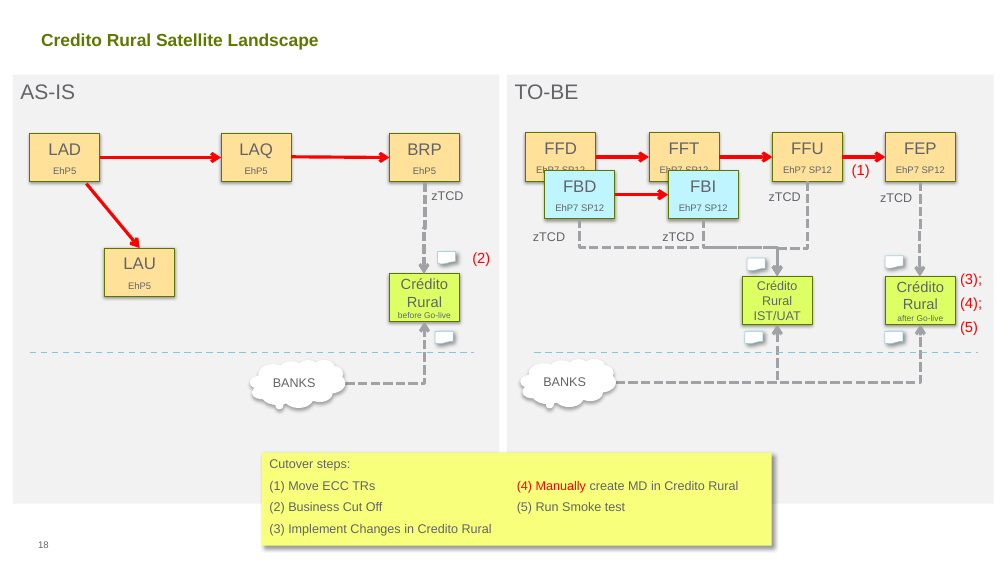
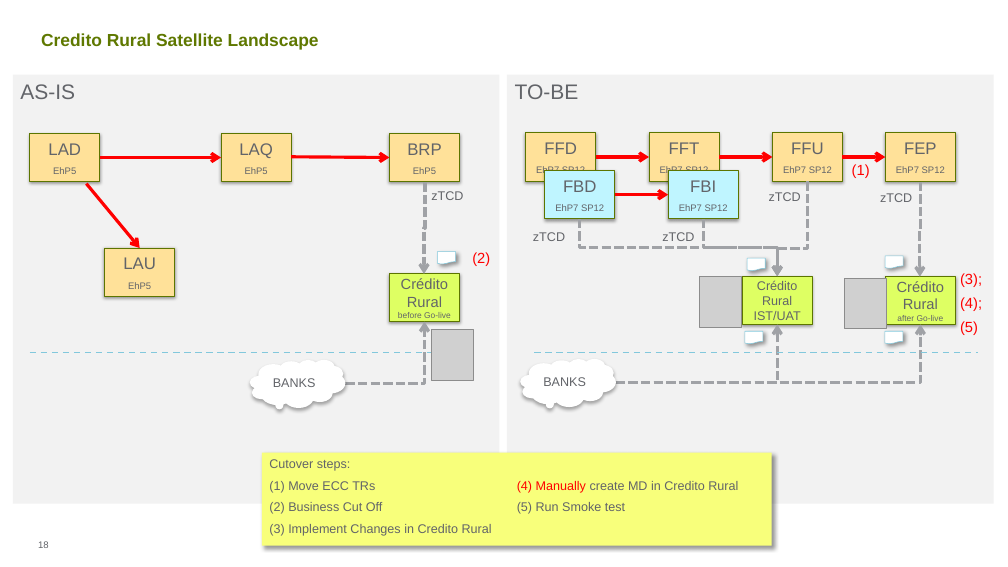
Before and after one commit to ldaher/syngenta-appmap, a slide deck: slide 18 of Satellite Status Report 20161107 vGC.PPTX. Drawn at 1008x567 pixels with LibreOffice and Linux fonts; fonts in the diff are those of the drawing; grey boxes stand for pictures; background and template pictures are left out. Boxes give left, top, right and bottom in pixels: in the first picture for what was removed or moved away, otherwise in the second. Text is boxed around its words. In the diff, an @@ line names an element or a change of style, - is before the commit and + after.

```diff
--- a/Satellite Status Report 20161107 vGC.PPTX
+++ b/Satellite Status Report 20161107 vGC.PPTX
@@ picture added at [700,277,742,327] @@
@@ picture added at [844,278,885,329] @@
@@ picture added at [432,330,473,380] @@
@@ flow chart document removed at [435,331,453,344] @@
```
Also in this commit, not shown: 2 other slides changed, 6 other files.
